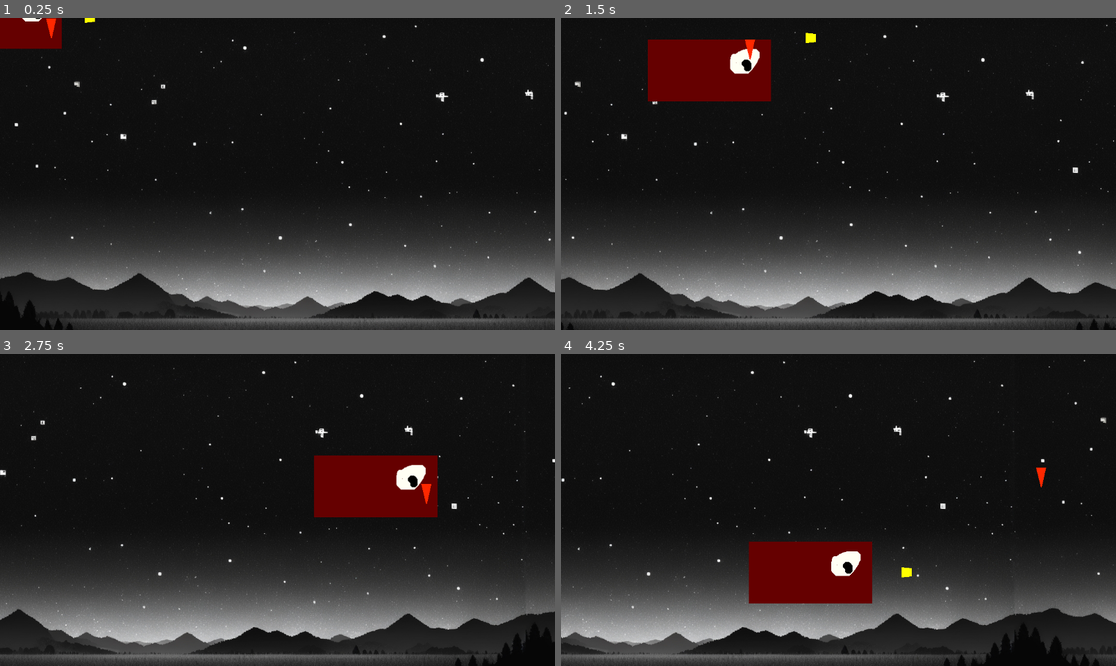
Above: before the commit, frames 1-4 (two rows, left to right).
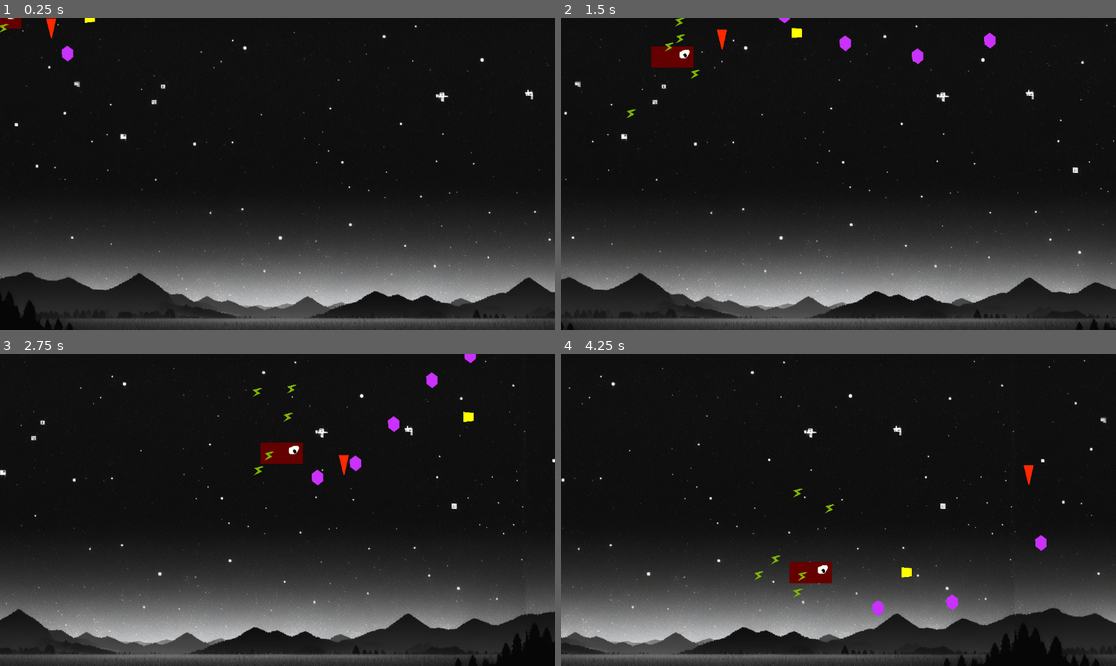
Above: after the commit, the same moments.

Repository: deutschundfranke/survivius
Game: Godot game, scene res://Misc/space.tscn
Same seed, same stepped clock (60 frames per second), same inputs: the game is played once before the commit and once after it.
Inputs (mouse positions are in pixels of both pictures, inside the frame that each line leads up to):
- Up to frame 1 (0.25 s): no input
- Up to frame 2 (1.5 s): move the mouse to (960, 158) at 0.52 s; hold Up (up) 0.53-1.28 s; click (960, 158) at 0.67 s; move the mouse to (727, 189) at 1.27 s; hold Down (down) from 1.28 s (still down)
- Up to frame 3 (2.75 s): move the mouse to (333, 441) at 2.02 s; release Down (down) at 2.03 s; hold Up (up) from 2.03 s (still down)
- Up to frame 4 (4.25 s): move the mouse to (810, 572) at 2.77 s; click (810, 572) at 2.92 s; move the mouse to (1005, 556) at 3.52 s; release Up (up) at 3.53 s; hold Down (down) from 3.53 s (still down)

The runs differ from the first frame. In frame 1, 1.0% of the frame differs, in the area x 0-14%, y 0-15%; in frame 2, 4.4%; in frame 3, 5.3%, in the area x 45-86%, y 0-53%; in frame 4, 4.4%.

Commit message:
Waver and Sparks!
added weapon Waver
added weapon Sparks

Diff:
--- a/Misc/space.tscn
+++ b/Misc/space.tscn
@@ -6,6 +6,8 @@
 [ext_resource type="Script" path="res://Misc/Background.gd" id="3_pro1u"]
 [ext_resource type="PackedScene" uid="uid://cr64pafvf1loa" path="res://Weapons/Blaster/blaster.tscn" id="3_q7msx"]
 [ext_resource type="AudioStream" uid="uid://svuu2u2an877" path="res://music/level1_loop.mp3" id="4_lkmhl"]
+[ext_resource type="PackedScene" uid="uid://c66cfox0t28ij" path="res://Weapons/Waver/waver.tscn" id="5_jjhq4"]
+[ext_resource type="PackedScene" uid="uid://bxcwmiyrthrmh" path="res://Weapons/Sparks/sparks.tscn" id="5_yops7"]
 [ext_resource type="AudioStream" uid="uid://c1tdhsy1wv0to" path="res://sounds/laser1.mp3" id="6_54i6i"]
 [ext_resource type="PackedScene" uid="uid://ctev6kkdprq7m" path="res://Weapons/UpDownBomb/updownbomb.tscn" id="7_ftjvp"]
 [ext_resource type="AudioStream" uid="uid://bc3fyn08dunc0" path="res://sounds/bomb1.mp3" id="8_cy2ra"]
@@ -19,8 +21,13 @@
 script = ExtResource("3_pro1u")
 
 [node name="PlayerShip" parent="." node_paths=PackedStringArray("weapons") instance=ExtResource("2_u5wji")]
-maxSpeed = 400
-weapons = [NodePath("Blaster"), NodePath("UpDownBomb")]
+maxSpeed = 300
+weapons = [NodePath("Blaster"), NodePath("UpDownBomb"), NodePath("Waver"), NodePath("Sparks")]
+
+[node name="Sparks" parent="PlayerShip" instance=ExtResource("5_yops7")]
+
+[node name="Waver" parent="PlayerShip" instance=ExtResource("5_jjhq4")]
+shotDelay = 0.25
 
 [node name="Blaster" parent="PlayerShip" instance=ExtResource("3_q7msx")]
 sound = ExtResource("6_54i6i")
--- a/Player/player_ship.tscn
+++ b/Player/player_ship.tscn
@@ -4,12 +4,13 @@
 [ext_resource type="Texture2D" uid="uid://curuje43x7u52" path="res://sprites/player.png" id="2_7gl6x"]
 
 [sub_resource type="RectangleShape2D" id="RectangleShape2D_x40vj"]
-size = Vector2(256, 128)
+size = Vector2(94, 50)
 
 [node name="PlayerShip" type="Area2D"]
 script = ExtResource("1_davmy")
 
 [node name="Sprite2D" type="Sprite2D" parent="."]
+scale = Vector2(0.34375, 0.34375)
 texture = ExtResource("2_7gl6x")
 
 [node name="CollisionShape2D" type="CollisionShape2D" parent="."]
--- /dev/null
+++ b/Weapons/Sparks/Sparks.gd
@@ -0,0 +1,28 @@
+extends WeaponBase
+
+@export var shotDelay = 0.2
+@export var shotCooldown = 0.0
+
+var bulletScene: PackedScene
+
+# Called when the node enters the scene tree for the first time.
+func _ready():
+	super()  # Call the parent class's _ready() function
+	bulletScene = load("res://Weapons/Sparks/sparks_bullet.tscn")
+
+# Called every frame. 'delta' is the elapsed time since the previous frame.
+func _process(delta):
+	if (self.firing):
+		shotCooldown -= delta
+		if (shotCooldown <= 0.0):
+			shotCooldown += shotDelay
+			# shoot!
+			print('do the wave!')
+			var newBullet = bulletScene.instantiate()
+			newBullet.position = self.global_position
+			var direction = (PI * 2) * randf()
+			newBullet.setDirection(direction)
+			self.find_parent("Space").add_child(newBullet)
+
+
+			playSound()
--- /dev/null
+++ b/Weapons/Sparks/SparksBullet.gd
@@ -0,0 +1,24 @@
+extends Node2D
+class_name SparksBullet
+
+@export var speed = 200
+@export var maxDistance = 200
+var distance = 0
+var direction = 0
+
+# Called when the node enters the scene tree for the first time.
+func _ready():
+	pass # Replace with function body.
+
+func setDirection(_direction):
+	self.direction = _direction
+
+# Called every frame. 'delta' is the elapsed time since the previous frame.
+func _process(delta):
+	var xmove = speed * delta * cos(self.direction)
+	var ymove = speed * delta * sin(self.direction)
+	self.position.x += xmove
+	self.position.y += ymove
+	self.distance += absf(xmove) + absf(ymove)
+	if (self.distance > self.maxDistance):
+		self.queue_free()
--- /dev/null
+++ b/Weapons/Sparks/sparks.tscn
@@ -0,0 +1,7 @@
+[gd_scene load_steps=2 format=3 uid="uid://bxcwmiyrthrmh"]
+
+[ext_resource type="Script" path="res://Weapons/Sparks/Sparks.gd" id="1_5ukuj"]
+
+[node name="Sparks" type="Node2D"]
+script = ExtResource("1_5ukuj")
+shotDelay = 0.05
--- /dev/null
+++ b/Weapons/Sparks/sparks_bullet.tscn
@@ -0,0 +1,20 @@
+[gd_scene load_steps=3 format=3 uid="uid://bsqbq4nw0kbl0"]
+
+[ext_resource type="Script" path="res://Weapons/Sparks/SparksBullet.gd" id="1_k7sjq"]
+
+[sub_resource type="RectangleShape2D" id="RectangleShape2D_1cblt"]
+
+[node name="SparksBullet" type="Node2D"]
+script = ExtResource("1_k7sjq")
+speed = 600
+
+[node name="Area2D" type="Area2D" parent="."]
+
+[node name="CollisionShape2D" type="CollisionShape2D" parent="Area2D"]
+shape = SubResource("RectangleShape2D_1cblt")
+
+[node name="Polygon2D" type="Polygon2D" parent="Area2D"]
+position = Vector2(-2, -6)
+scale = Vector2(0.923077, 1)
+color = Color(0.49076, 0.715755, 0, 1)
+polygon = PackedVector2Array(-5.41667, 3, 3.25, 9, -6.5, 18, 11.9167, 10, 4.33333, 5, 16.25, 0, 10.8333, -1)
--- /dev/null
+++ b/Weapons/Waver/Waver.gd
@@ -0,0 +1,28 @@
+extends WeaponBase
+
+@export var shotDelay = 0.85
+@export var shotCooldown = 0.0
+var nextDirection = 1;
+
+var bulletScene: PackedScene
+
+# Called when the node enters the scene tree for the first time.
+func _ready():
+	super()  # Call the parent class's _ready() function
+	bulletScene = load("res://Weapons/Waver/waver_bullet.tscn")
+
+# Called every frame. 'delta' is the elapsed time since the previous frame.
+func _process(delta):
+	if (self.firing):
+		shotCooldown -= delta
+		if (shotCooldown <= 0.0):
+			shotCooldown += shotDelay
+			# shoot!
+			print('do the wave!')
+			var newBullet = bulletScene.instantiate()
+			newBullet.position = self.global_position
+			newBullet.setDirection(nextDirection)
+			self.find_parent("Space").add_child(newBullet)
+			nextDirection *= -1
+
+			playSound()
--- /dev/null
+++ b/Weapons/Waver/WaverBullet.gd
@@ -0,0 +1,27 @@
+extends Node2D
+class_name WaverBullet
+
+@export var speed = 200
+@export var maxAmplitude = 100
+@export var phasespeed = 6
+var direction = 1
+var phase = 0
+var yStartPosition = 0
+
+# Called when the node enters the scene tree for the first time.
+func _ready():
+	self.yStartPosition = self.position.y
+	pass # Replace with function body.
+
+func setDirection(_direction):
+	self.direction = _direction
+	if (self.direction == -1): phase = PI
+
+# Called every frame. 'delta' is the elapsed time since the previous frame.
+func _process(delta):
+	self.position.x += speed * delta
+	if (self.position.x > 1000):
+		self.queue_free()
+	self.position.y = self.yStartPosition + sin(phase) * self.maxAmplitude
+
+	self.phase += self.phasespeed * delta
--- /dev/null
+++ b/Weapons/Waver/waver.tscn
@@ -0,0 +1,8 @@
+[gd_scene load_steps=3 format=3 uid="uid://c66cfox0t28ij"]
+
+[ext_resource type="Script" path="res://Weapons/Waver/Waver.gd" id="1_n5k53"]
+[ext_resource type="AudioStream" uid="uid://cfwcyukq5htc2" path="res://sounds/waver1.mp3" id="2_p71i6"]
+
+[node name="Waver" type="Node2D"]
+script = ExtResource("1_n5k53")
+sound = ExtResource("2_p71i6")
--- /dev/null
+++ b/Weapons/Waver/waver_bullet.tscn
@@ -0,0 +1,22 @@
+[gd_scene load_steps=3 format=3 uid="uid://dhuqtsbnpreov"]
+
+[ext_resource type="Script" path="res://Weapons/Waver/WaverBullet.gd" id="1_fyqrb"]
+
+[sub_resource type="RectangleShape2D" id="RectangleShape2D_1cblt"]
+
+[node name="WaverBullet" type="Node2D"]
+script = ExtResource("1_fyqrb")
+speed = 600
+maxAmplitude = 80
+phasespeed = 9
+
+[node name="Area2D" type="Area2D" parent="."]
+
+[node name="CollisionShape2D" type="CollisionShape2D" parent="Area2D"]
+shape = SubResource("RectangleShape2D_1cblt")
+
+[node name="Polygon2D" type="Polygon2D" parent="Area2D"]
+position = Vector2(-2, -6)
+scale = Vector2(0.923077, 1)
+color = Color(0.789003, 0.194394, 0.995941, 1)
+polygon = PackedVector2Array(-11, -2, -9.91667, 13, 3.08333, 22, 15, 13, 15, -2, 2, -11)
Not shown: 1 places in Misc/space.tscn that only renumber resources
Not shown, added: sounds/sparks1.mp3.import
Not shown, added: sounds/waver1.mp3.import
Not shown, added: Weapons/Sparks/wav6025.tmp
Not shown, added: Weapons/Waver/wav6025.tmp
Not shown, added: sounds/sparks1.mp3
Not shown, added: sounds/waver1.mp3
